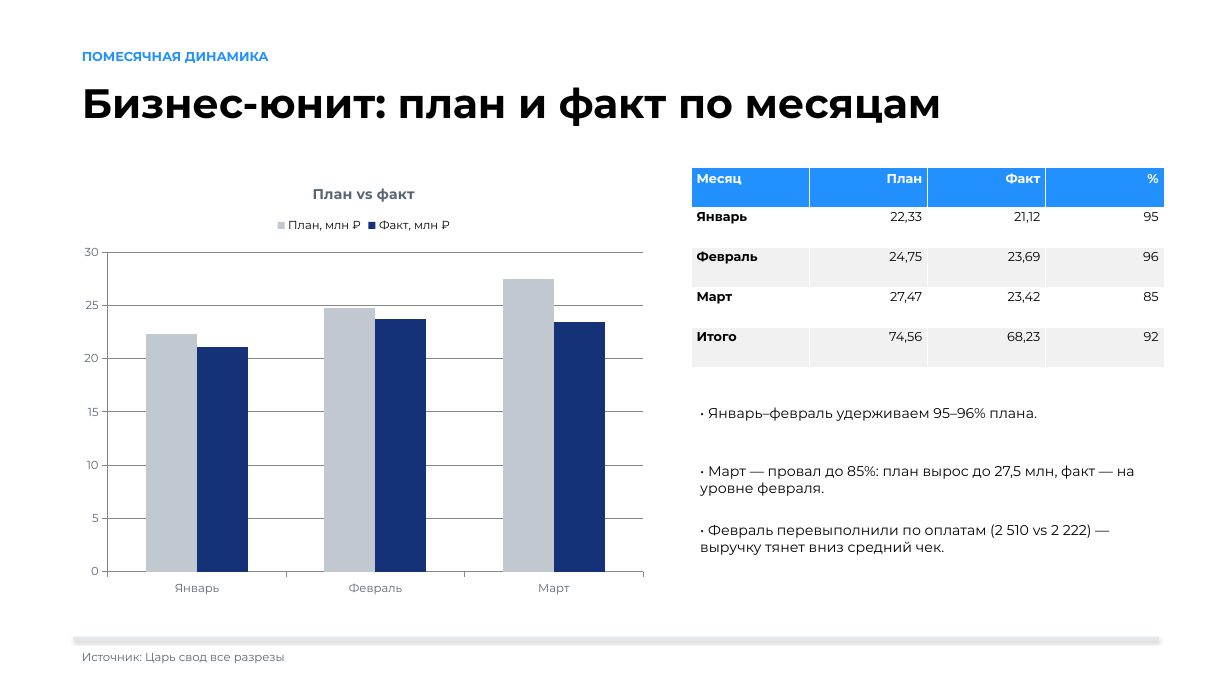
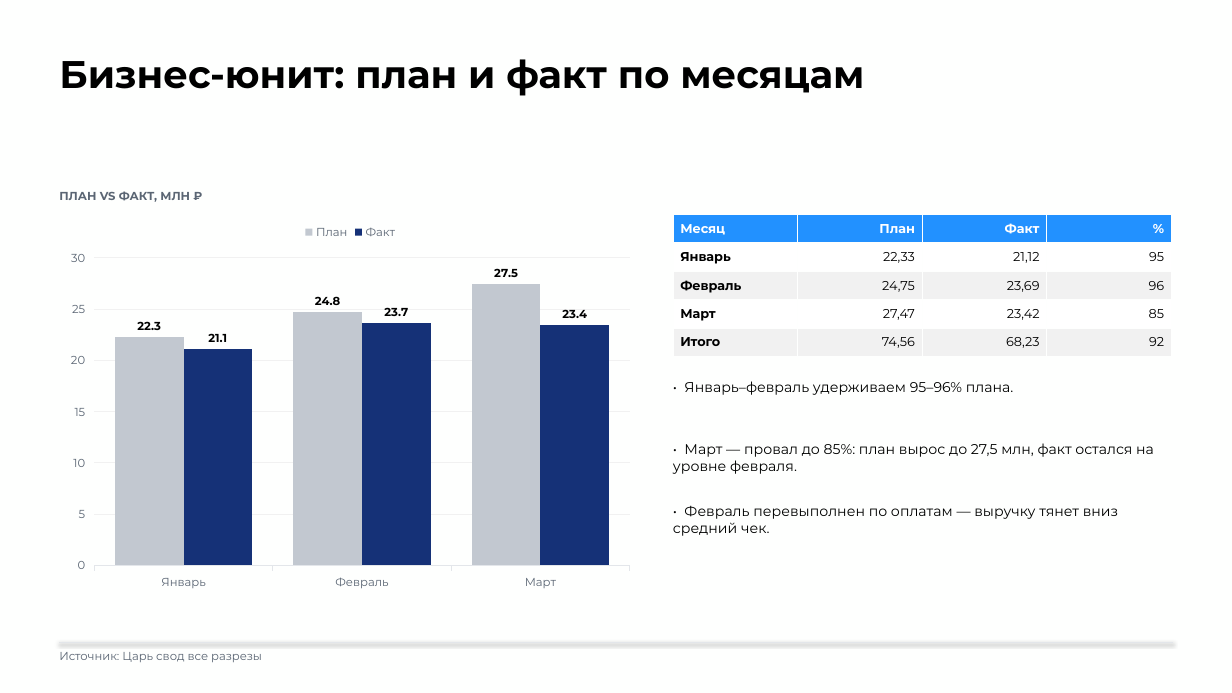
Before and after one commit to burbonivanovich-oss/google-presentation, a slide deck: slide 3 of Итоги Q1 2026 — Контур.pptx. Drawn at 1232x693 pixels with LibreOffice and Linux fonts; fonts in the diff are those of the drawing. Boxes give left, top, right and bottom in pixels: in the first picture for what was removed or moved away, otherwise in the second. Text is boxed around its words. In the diff, an @@ line names an element or a change of style, - is before the commit and + after.

```diff
--- a/Итоги Q1 2026 — Контур.pptx
+++ b/Итоги Q1 2026 — Контур.pptx
@@ title "Бизнес-юнит: план и факт по ..." moved from (x1=82, y1=87, x2=942, y2=126) to (x1=59, y1=59, x2=864, y2=96) @@
@@ title "Бизнес-юнит: план и факт по ..." at (x1=59, y1=59, x2=864, y2=96): size 32 to 30 pt; line spacing 1 to 0.8 @@
@@ text removed at (x1=82, y1=52, x2=269, y2=63) @@
-ПОМЕСЯЧНАЯ ДИНАМИКА
@@ text added at (x1=59, y1=191, x2=190, y2=202), 9 pt, text #5A6573, bold @@
+ПЛАН VS ФАКТ, МЛН ₽
@@ column chart at (x1=59, y1=214, x2=641, y2=596) @@
@@ title "План vs факт" removed @@
-План, млн ₽: 22.3, 24.8, 27.5
+План: 22.3, 24.8, 27.5
@@ data labels of План added @@
-Факт, млн ₽: 21.1, 23.7, 23.4
+Факт: 21.1, 23.7, 23.4
@@ data labels of Факт added @@
@@ legend changed @@
@@ category axis changed @@
@@ value axis changed @@
@@ bar spacing changed @@
@@ column chart resized from (x1=73, y1=167, x2=655, y2=604) to (x1=59, y1=214, x2=641, y2=596) @@
@@ table at (x1=673, y1=214, x2=1172, y2=357) @@
@@ borders changed @@
@@ table resized from (x1=691, y1=167, x2=1165, y2=368) to (x1=673, y1=214, x2=1172, y2=357) @@
@@ text "• Январь–февраль удерживаем 95–96% плана." moved from (x1=708, y1=407, x2=1037, y2=421) to (x1=684, y1=381, x2=1014, y2=395) @@
@@ text at (x1=673, y1=443, x2=1154, y2=474): text changed @@
-• Март — провал до 85%: план вырос до 27,5 млн, факт — на уровне февраля.
+• Март — провал до 85%: план вырос до 27,5 млн, факт остался на уровне февраля.
@@ text at (x1=673, y1=505, x2=1118, y2=536): text changed @@
-• Февраль перевыполнили по оплатам (2 510 vs 2 222) — выручку тянет вниз средний чек.
+• Февраль перевыполнен по оплатам — выручку тянет вниз средний чек.
@@ text "Источник: Царь свод все разрезы" moved from (x1=82, y1=653, x2=285, y2=663) to (x1=59, y1=652, x2=262, y2=662) @@
@@ line moved from (73, 639) - (1160, 639) to (59, 642) - (1173, 642) @@
@@ line (59, 642) - (1173, 642): stroke #E3E6EA 2 pt to #E3E6EA 0.75 pt @@
```
Also in this commit, not shown: 15 other slides changed, 1 other file.
